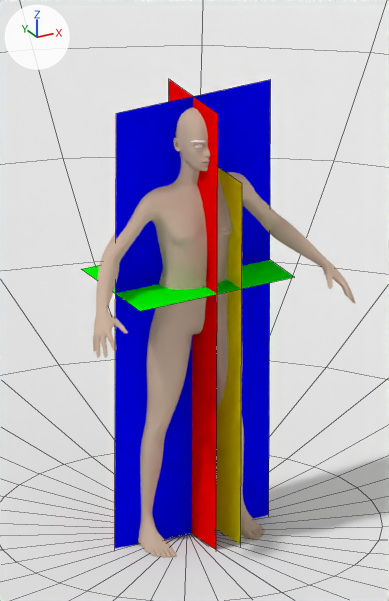
The Blender file AnatomicPlanes.blend as it was, and as the next commit left it.
Both versions are drawn from the file's camera 'Camera'. The axes (+X, +Y, +Z) are drawn at upper left. The lights are the same throughout. Mesh edges are drawn as thin lines on the coarser meshes.
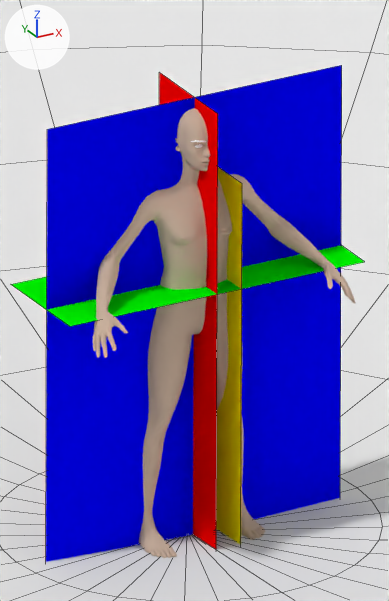
Where the newer file only moved an object's origin or applied its transform, the numbers keep the older frame.

Where the change shows, as pixel boxes (x1, y1, x2, y2) in the pictures (389 x 601 px):
'Plane.001', reshaped (89% wider, 6% taller)
    before: (115, 80, 271, 548)
    after: (46, 65, 342, 562)
'Plane.002', reshaped (20% wider)
    before: (169, 79, 218, 549)
    after: (159, 72, 218, 549)
'Plane.003', rescaled
    before: (82, 260, 294, 311)
    after: (11, 245, 364, 326)

The change in detail:
me_plane_002 has 4 vertices, 1 face and spans x -1.0..1.0, y -1.0..0.89, z 0.0.
me_plane_002 is used by ob_plane_002; location (0.0, -0.35, 9.0); rotation (1.571, 0.0, 1.571), in degrees (90, 0, 90); scale (1.8, 9.0, 9.0).
Part 2, on me_plane_002:
Vertex 1 of me_plane_002 moves from (1.0, -1.0, 0.0) to (1.38, -1.0, 0.0).
Vertex 3 of me_plane_002 moves from (1.0, 0.89, 0.0) at pixel (168, 78) to (1.38, 0.89, 0.0) at pixel (159, 72).
me_plane_001 has 4 vertices, 1 face and spans x -1.0..1.0, y -1.0..0.89, z 0.0.
me_plane_001 is used by ob_plane_001; location (0.0, -0.35, 9.0); rotation (1.571, 0.0, 0.0), in degrees (90, 0, 0); scale (3.15, 9.0, 9.0).
Part 1, on me_plane_001:
Vertex 0 of me_plane_001 moves from (-1.0, -1.0, 0.0) to (-1.91, -1.0, 0.01).
Vertex 1 of me_plane_001 moves from (1.0, -1.0, 0.0) to (1.91, -1.0, 0.01).
Vertex 2 of me_plane_001 moves from (-1.0, 0.89, 0.0) at pixel (116, 113) to (-1.91, 0.89, 0.01) at pixel (47, 129).
Vertex 3 of me_plane_001 moves from (1.0, 0.89, 0.0) at pixel (270, 79) to (1.91, 0.89, 0.01) at pixel (341, 65).
Object 'Plane.003' (ob_plane_003) is rescaled from (3.16, 2.15, 2.15) to (6.03, 2.15, 2.15).
